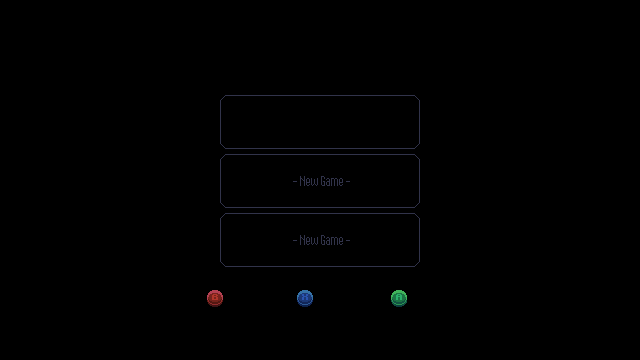
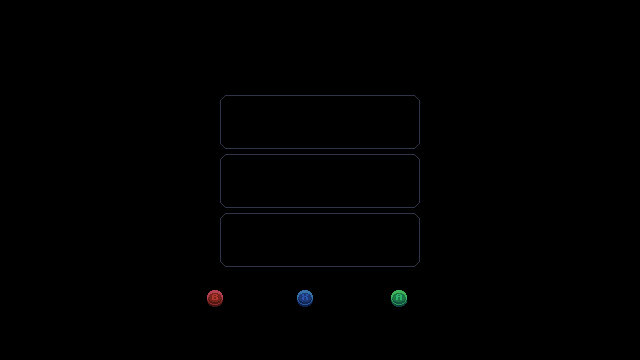
The second 640 × 360 image is a revision of the first. Changes to its layers:
painted on "slot_2_new_game_deselected" over (x1=293, y1=176, x2=350, y2=186)
showed "slot_3_new_game", painted on it over (x1=293, y1=235, x2=350, y2=245)
painted on "slot_3_new_game_deselected" over (x1=293, y1=235, x2=350, y2=245)
